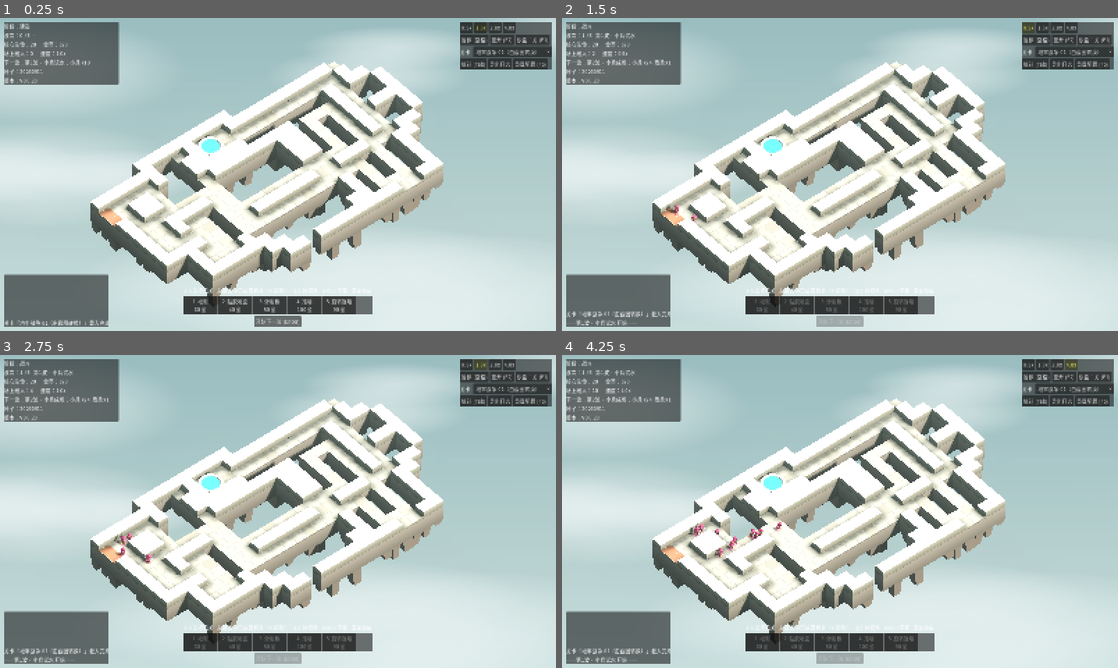
Above: before the commit, frames 1-4 (two rows, left to right).
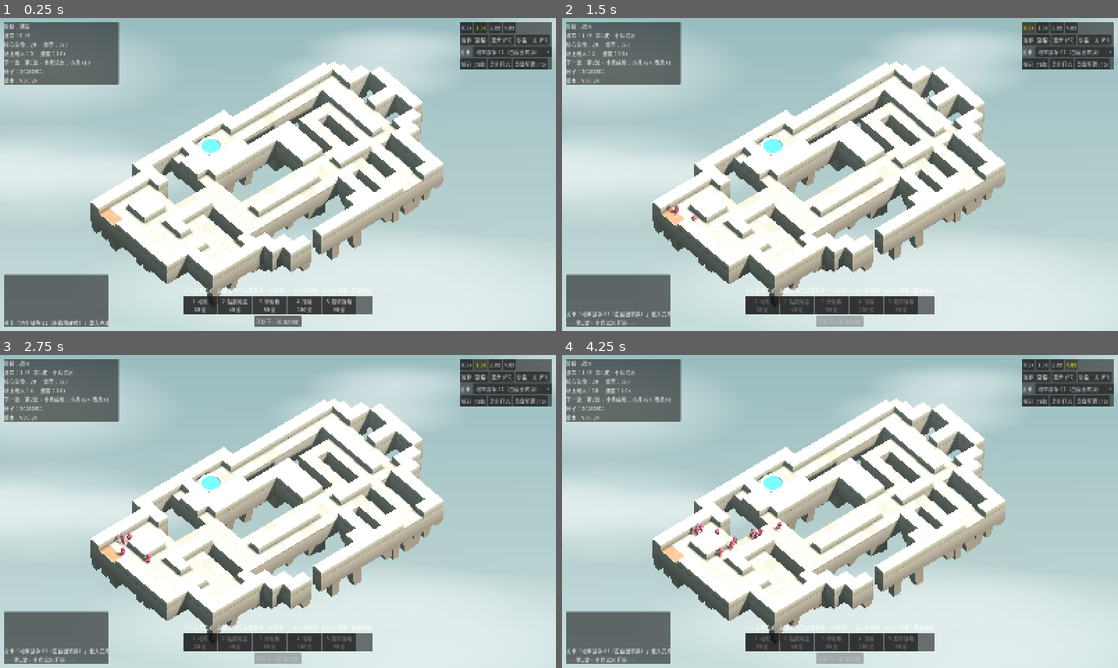
Above: after the commit, the same moments.

Repository: Autinhorse/HumanMustDie
Game: Godot game, scene res://scenes/main.tscn
Two runs of this game, one before a commit and one after it. Both use one fixed random seed, a clock stepped at 60 frames per second and the inputs below.
Inputs:
- Up to frame 1 (0.25 s): no input
- Up to frame 2 (1.5 s): click "开始下一波 (Enter)" at 0.5 s; click "0.5x" at 1.25 s
- Up to frame 3 (2.75 s): click "1.0x" at 2 s
- Up to frame 4 (4.25 s): click "2.0x" at 2.75 s; click "4.0x" at 3.5 s

The runs differ from the first frame. In frame 1, 2.4% of the frame differs, in the area x 6-77%, y 15-79%; in frame 2, 2.4%; in frame 3, 2.4%; in frame 4, 2.4%.

Commit message:
v0.0.24 修 AO 的三个问题：铺太远、墙端突变、缝线不跟着暗
- 暗部铺太远：ao_radius 1.25 -> 0.55 米（约四分之一格），细分 4 -> 6
- 墙两端有明显缺口：算法错了。多个遮挡格原本是**累加**再钳位，墙中段被
  好几格叠满、端头只有一格，亮度差很大，所以端头出现突变。改成**取最大
  值**，沿墙均匀、端头平滑绕过去；再加一道 smoothstep 让外沿收得干净。
- 缝线在暗部里留下一张亮网格：缝色层原本是整格一个四边形、只有四角 AO，
  和细分过的面色层对不上。现在两层用同样的细分。

Co-Authored-By: Claude Opus 5 (1M context) <noreply@anthropic.com>
Claude-Session: https://claude.ai/code/session_01VCzWxNk1LcyQr5pasXVQW6

Diff:
--- a/data/art.json
+++ b/data/art.json
@@ -144,8 +144,8 @@
 
   "board": {
     "_comment": "地面共面平铺，只用细缝分格；grid_line_width 设 0 就是完全无缝。ao_* 是烘焙进顶点色的环境光遮蔽：ao_corner 管墙角、ao_side 管竖直面底部。",
-    "ao_subdiv": 4,
-    "ao_radius": 1.25,
+    "ao_subdiv": 6,
+    "ao_radius": 0.55,
     "ao_corner": 0.55,
     "ao_side": 0.32,
     "grid_line_width": 0.07,
--- a/project.godot
+++ b/project.godot
@@ -11,7 +11,7 @@
 [application]
 
 config/name="HumanMustDie - Prototype A"
-config/version="0.0.23"
+config/version="0.0.24"
 config/description="机关塔防灰盒原型：固定走廊 + 5 种机关 + 小/中/重三类物理敌人"
 run/main_scene="res://scenes/main.tscn"
 config/features=PackedStringArray("4.7", "Forward Plus")
--- a/scripts/view/board_view.gd
+++ b/scripts/view/board_view.gd
@@ -133,12 +133,14 @@
 
 ## 一格地面：整格的缝色打底 + 稍微抬起、四周内缩的面色。出细缝但保持共面，不产生凸块。
 func _ground_tile(st: SurfaceTool, cell: Vector2i, center: Vector3, color: Color) -> void:
-	# 缝色打底：整格一块，不用细分（大部分会被面色盖住）
+	# 缝色和面色都按同样的细分画，否则缝线不会跟着变暗，会在暗部里留下一张亮网格
 	if _line_w > 0.0:
-		_top_quad(st, center, _cs, 0.0, _c_line, _corner_ao(cell))
-	# 面色细分成 N×N 小块 —— 一格一个四边形的话，AO 只能在四个角取值，
-	# 暗部会被摊成两米宽的糊；细分之后才能贴住墙根。
-	var size: float = _cs - _line_w
+		_subdiv_quad(st, center, _cs, 0.0, _c_line)
+	_subdiv_quad(st, center, _cs - _line_w, _lift, color)
+
+## 把一格切成 N×N 小块，每个顶点单独算遮蔽。
+## 一格一个四边形时 AO 只能在四个角取值，暗部会被摊成两米宽的糊。
+func _subdiv_quad(st: SurfaceTool, center: Vector3, size: float, y: float, color: Color) -> void:
 	var n := _ao_subdiv
 	var step: float = size / float(n)
 	var x0: float = center.x - size * 0.5
@@ -150,12 +152,13 @@
 			var bx: float = ax + step
 			var bz: float = az + step
 			_quad(st,
-				Vector3(ax, _lift, az), Vector3(bx, _lift, az),
-				Vector3(bx, _lift, bz), Vector3(ax, _lift, bz), color,
+				Vector3(ax, y, az), Vector3(bx, y, az),
+				Vector3(bx, y, bz), Vector3(ax, y, bz), color,
 				PackedFloat32Array([_ao_at(ax, az), _ao_at(bx, az), _ao_at(bx, bz), _ao_at(ax, bz)]))
 
-## 地面上任意一点的遮蔽：看周围几格里有多少"高出地面的东西"，按距离衰减累加。
-## 这样暗部是从墙根往外柔和铺开，而不是整格一个亮度。
+## 地面上任意一点的遮蔽：取到最近遮挡物的距离衰减。
+## 注意是取最大值不是累加 —— 累加的话墙中段会被好几格叠满、端头只有一格，
+## 两者亮度差很大，墙的两端就会出现明显的突变。
 func _ao_at(x: float, z: float) -> float:
 	if _ao_corner <= 0.0:
 		return 1.0
@@ -173,25 +176,11 @@
 			var ex: float = max(absf(x - cc.x) - half, 0.0)
 			var ez: float = max(absf(z - cc.z) - half, 0.0)
 			var d: float = sqrt(ex * ex + ez * ez)
-			occ += max(0.0, 1.0 - d / _ao_radius)
-	return 1.0 - _ao_corner * clampf(occ, 0.0, 1.0)
-
-## 四个角各看两条边 + 一个斜角有没有挡住自己，挡得越多越暗（经典的方块地形 AO）
-func _corner_ao(cell: Vector2i) -> PackedFloat32Array:
-	if _ao_corner <= 0.0:
-		return PackedFloat32Array()
-	var out := PackedFloat32Array()
-	# 顺序要和 _top_quad 的 a/b/c/d 对上
-	for d in [Vector2i(-1, -1), Vector2i(1, -1), Vector2i(1, 1), Vector2i(-1, 1)]:
-		var n := 0
-		if _blocks(cell + Vector2i(d.x, 0)):
-			n += 1
-		if _blocks(cell + Vector2i(0, d.y)):
-			n += 1
-		if n < 2 and _blocks(cell + d):
-			n += 1
-		out.append(1.0 - _ao_corner * (float(n) / 3.0))
-	return out
+			occ = max(occ, 1.0 - d / _ao_radius)
+	# 平滑一下，贴墙处最重、外沿收得干净
+	occ = clampf(occ, 0.0, 1.0)
+	occ = occ * occ * (3.0 - 2.0 * occ)
+	return 1.0 - _ao_corner * occ
 
 ## 高出地面、会投下遮蔽的格子
 func _blocks(cell: Vector2i) -> bool:
Binary file added: b8c8bfab-5b4f-409a-a953-af984167591f.png
Not shown, changed: docs/原型A_运行与实现说明.md
